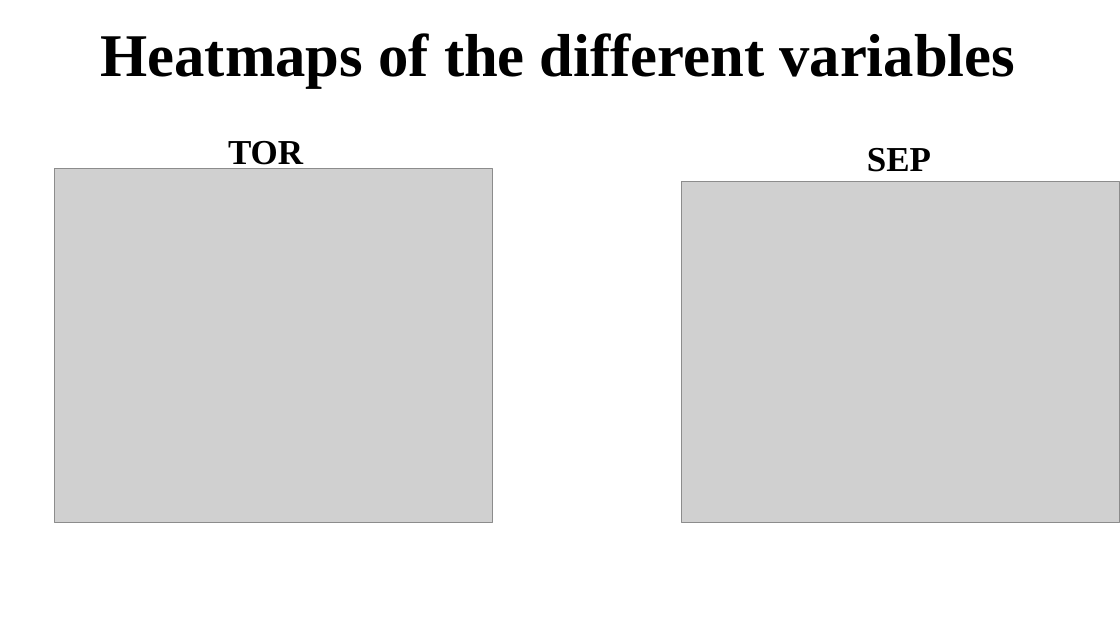
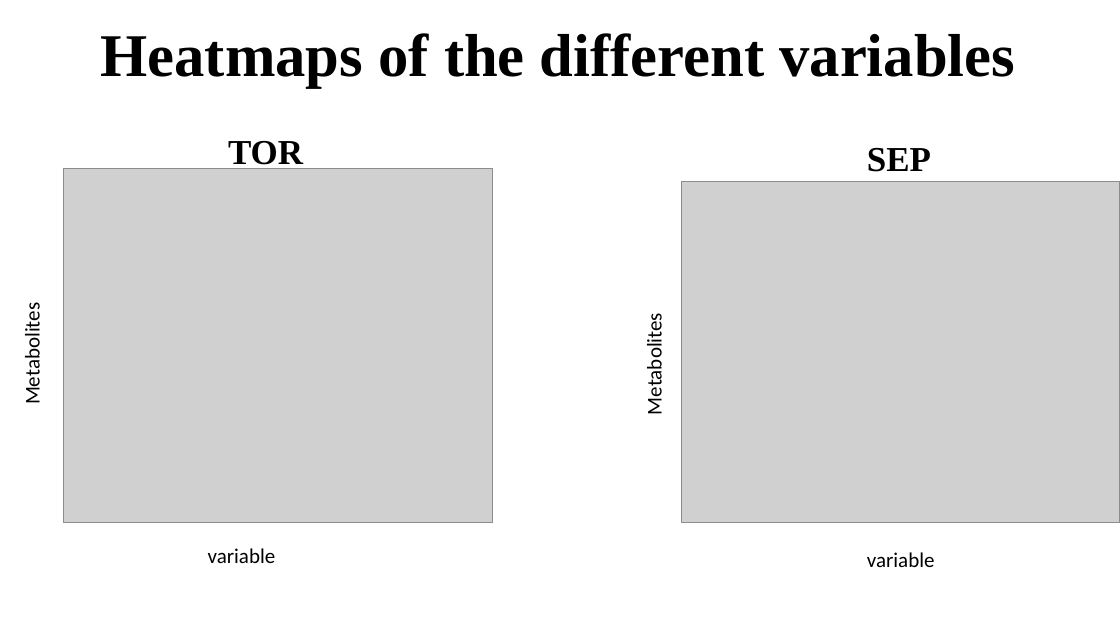
Before and after one commit to AlondraDelmar/BIOS967_Torres, a slide deck: slide 5 of data/last presentation.pptx. Drawn at 1120x630 pixels with LibreOffice and Linux fonts; fonts in the diff are those of the drawing; grey boxes stand for pictures. Boxes give left, top, right and bottom in pixels: in the first picture for what was removed or moved away, otherwise in the second. Text is boxed around its words. In the diff, an @@ line names an element or a change of style, - is before the commit and + after.

```diff
--- a/data/last presentation.pptx
+++ b/data/last presentation.pptx
@@ picture: place and size @@
-picture at [55,168,492,523]
+picture at [64,168,492,523]
@@ text added at [20,313,46,402], 18 pt, text #000000 @@
+Metabolites
@@ text added at [642,323,668,412], 18 pt, text #000000 @@
+Metabolites
@@ text added at [208,548,276,563], 18 pt, text #000000 @@
+variable
@@ text added at [867,552,935,567], 18 pt, text #000000 @@
+variable
```
Also in this commit, not shown: 2 other slides changed.
